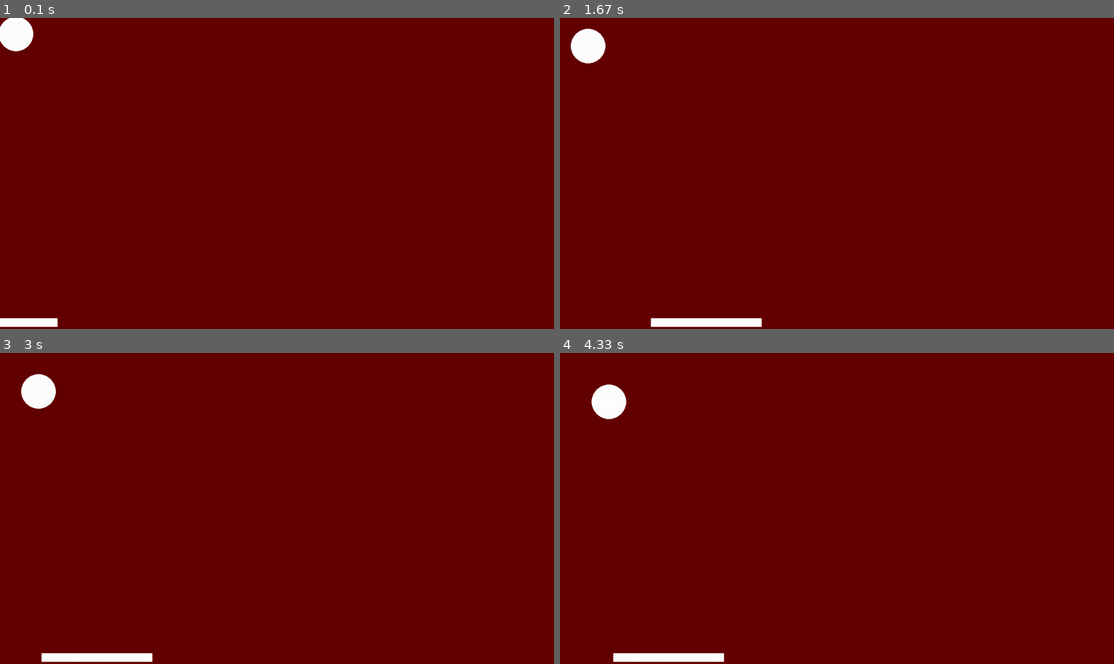
Above: before the commit, frames 1-4 (two rows, left to right).
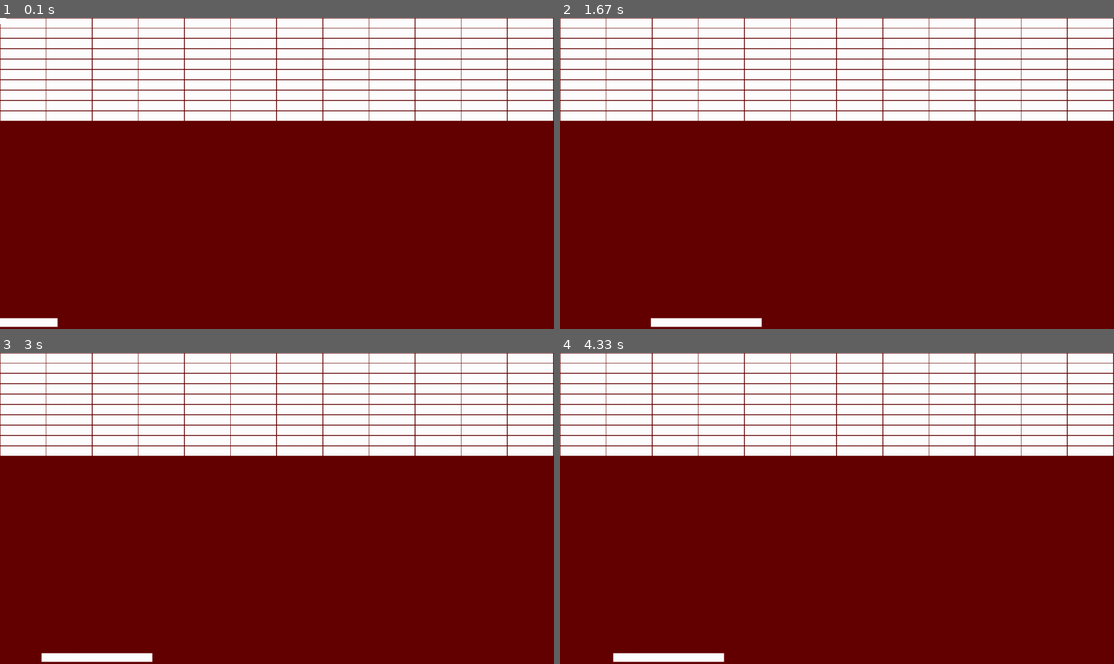
Above: after the commit, the same moments.

Repository: niftytyro/xball-pygame
Game: pygame game, started from main.py
Two runs of this game, one before a commit and one after it. Both use one fixed random seed, a clock stepped at 60 frames per second and the inputs below.
Inputs (mouse positions are in pixels of both pictures, inside the frame that each line leads up to):
- Up to frame 1 (0.1 s): no input
- Up to frame 2 (1.67 s): click (837, 173) at 0.38 s; click (892, 241) at 0.72 s; click (1041, 282) at 1.05 s; click (704, 111) at 1.38 s
- Up to frame 3 (3 s): click (277, 545) at 1.72 s; click (199, 443) at 2.05 s; click (470, 589) at 2.38 s; click (94, 539) at 2.72 s
- Up to frame 4 (4.33 s): click (676, 449) at 3.05 s; click (704, 561) at 3.38 s; click (1036, 580) at 3.72 s; click (670, 623) at 4.05 s

The runs differ from the first frame. In frame 1, 32% of the frame differs, in the area x 0-100%, y 0-34%; in frame 2, 32%; in frame 3, 32%; in frame 4, 32%.

Commit message:
implemented bricks

Diff:
--- a/ball.py
+++ b/ball.py
@@ -2,7 +2,7 @@
 
 
 class Ball:
-    radius = 40
+    radius = 10
     color = (255, 255, 255)
     x = radius - 5
     y = radius - 5
--- /dev/null
+++ b/brick.py
@@ -0,0 +1,17 @@
+from pygame import Rect, draw
+
+
+class Brick:
+
+    color = (255, 255, 255)
+
+    def __init__(self, pos, screen):
+        self.screen = screen
+        self.x, self.y = pos
+        self.width = (screen.get_width() - 13) / 12
+        self.height = (screen.get_height() / 2.5 - 13) / 12
+
+    def draw(self):
+        draw.rect(
+            self.screen, self.color, Rect(self.x, self.y, self.width, self.height)
+        )
--- a/main.py
+++ b/main.py
@@ -1,3 +1,4 @@
+from brick import Brick
 import pygame
 import pygame.display as display
 from ball import Ball
@@ -14,6 +15,17 @@
 
 ball = Ball(screen)
 bar = Bar(screen)
+bricks = [
+    Brick(
+        (
+            col * (screen_w - 13) / 12 + ((col + 1)),
+            row * ((screen_h / 2.5) - 13) / 12 + ((row + 1)),
+        ),
+        screen,
+    )
+    for row in range(10)
+    for col in range(12)
+]
 
 while running:
 
@@ -29,6 +41,9 @@
     bar.draw()
     bar.updatePosition()
 
+    for brick in bricks:
+        brick.draw()
+
     pygame.display.flip()
 
 pygame.quit()
